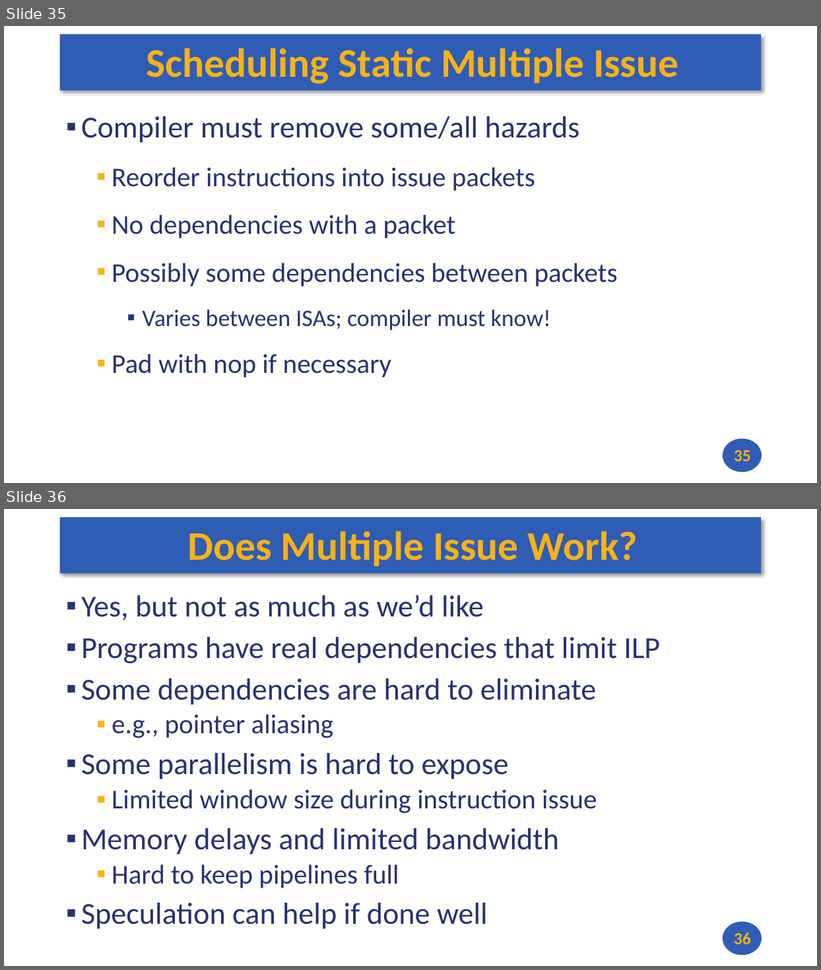
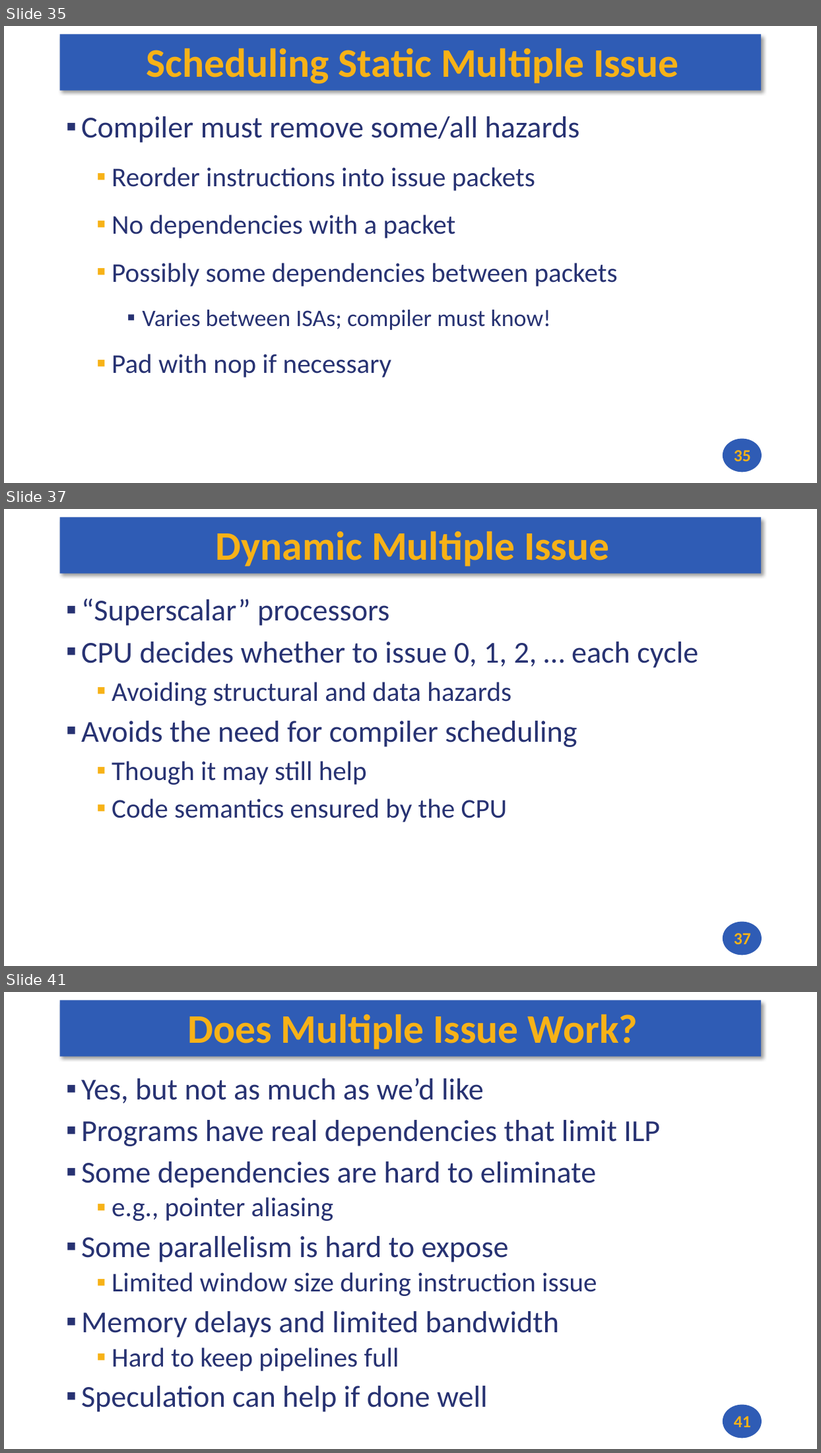
Before and after one commit to andrewt0301/hse-acos-course, a slide deck: docs/part1ca/09_Pipeline/CA_Lecture_09.pptx. Shown one above the other, each under a label of ours: slides 35 and 36 before the commit, slides 35, 37 and 41 after it; the slides between them are not shown. The pictures are 821x970 and 821x1453 pixels, drawn with LibreOffice and Linux fonts; fonts in the diff are those of the drawing. Boxes give left, top, right and bottom in pixels: in the first picture for what was removed or moved away, otherwise in the second. Text is boxed around its words. In the diff, an @@ line names an element or a change of style, - is before the commit and + after.

```diff
--- a/docs/part1ca/09_Pipeline/CA_Lecture_09.pptx
+++ b/docs/part1ca/09_Pipeline/CA_Lecture_09.pptx
@@ slide 37 added at bbox=[4, 509, 817, 966], background #FFFFFF; not listed: 2 template elements that a slide beside it also shows @@
@@ title added at bbox=[216, 531, 609, 566], 48 pt, text #F7B217, bold @@
+Dynamic Multiple Issue
@@ text added at bbox=[81, 599, 698, 823], 36 pt, text #273272 @@
+▪ “Superscalar” processors
+▪ CPU decides whether to issue 0, 1, 2, … each cycle
+  ▪ Avoiding structural and data hazards
+▪ Avoids the need for compiler scheduling
+  ▪ Though it may still help
+  ▪ Code semantics ensured by the CPU
@@ page number added at bbox=[734, 933, 751, 945], 20 pt, text #F7B217, bold @@
+37
@@ what was slide 36 is now slide 41 @@
@@ page number at bbox=[734, 1416, 751, 1428]: text changed @@
-36
+41
```
Also in this commit, not shown: 4 other slides added, 2 other files.
